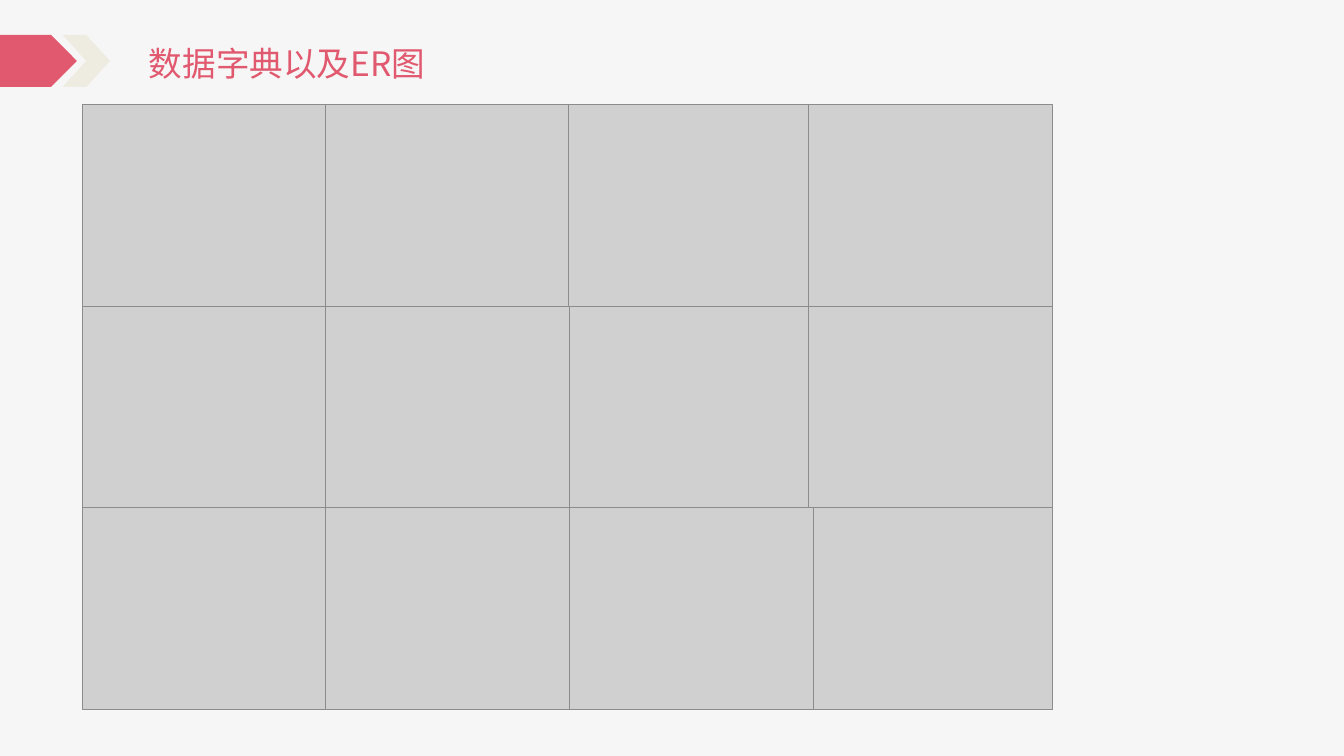
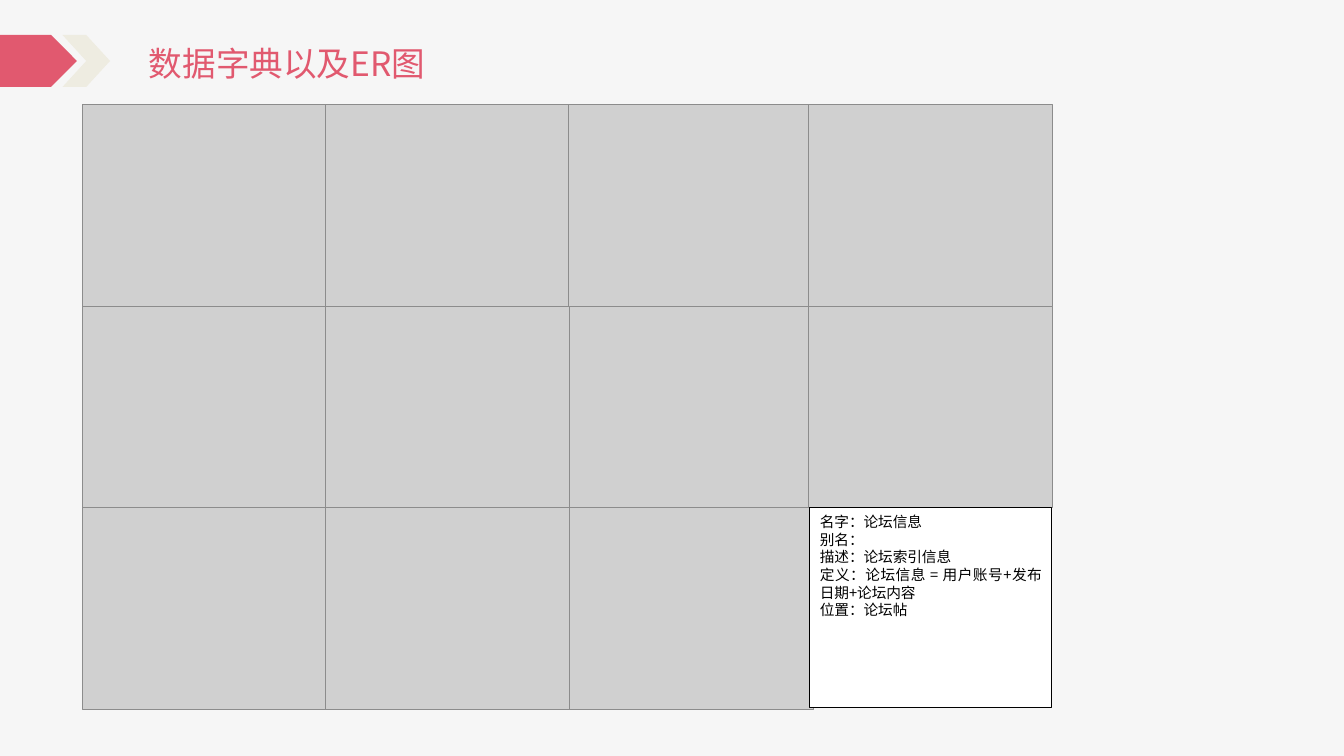
Before and after one commit to Katashixz/ZUCCbiosphere, a slide deck: slide 16 of 软件需求规格说明/SE2021-G005-软件需求说明.pptx. Drawn at 1344x756 pixels with LibreOffice and Linux fonts; fonts in the diff are those of the drawing; grey boxes stand for pictures. Boxes give left, top, right and bottom in pixels: in the first picture for what was removed or moved away, otherwise in the second. Text is boxed around its words. In the diff, an @@ line names an element or a change of style, - is before the commit and + after.

```diff
--- a/软件需求规格说明/SE2021-G005-软件需求说明.pptx
+++ b/软件需求规格说明/SE2021-G005-软件需求说明.pptx
@@ picture removed at (810, 508, 1054, 710) @@
@@ rectangle added at (810, 508, 1052, 708), fill #FFFFFF, outline #000000 0.5 pt, 10.5 pt, text #000000 @@
+名字：论坛信息
+别名：
+描述：论坛索引信息
+定义：论坛信息 = 用户账号+发布日期+论坛内容
+位置：论坛帖
```
Also in this commit, not shown: 2 other slides changed, 4 other files.
